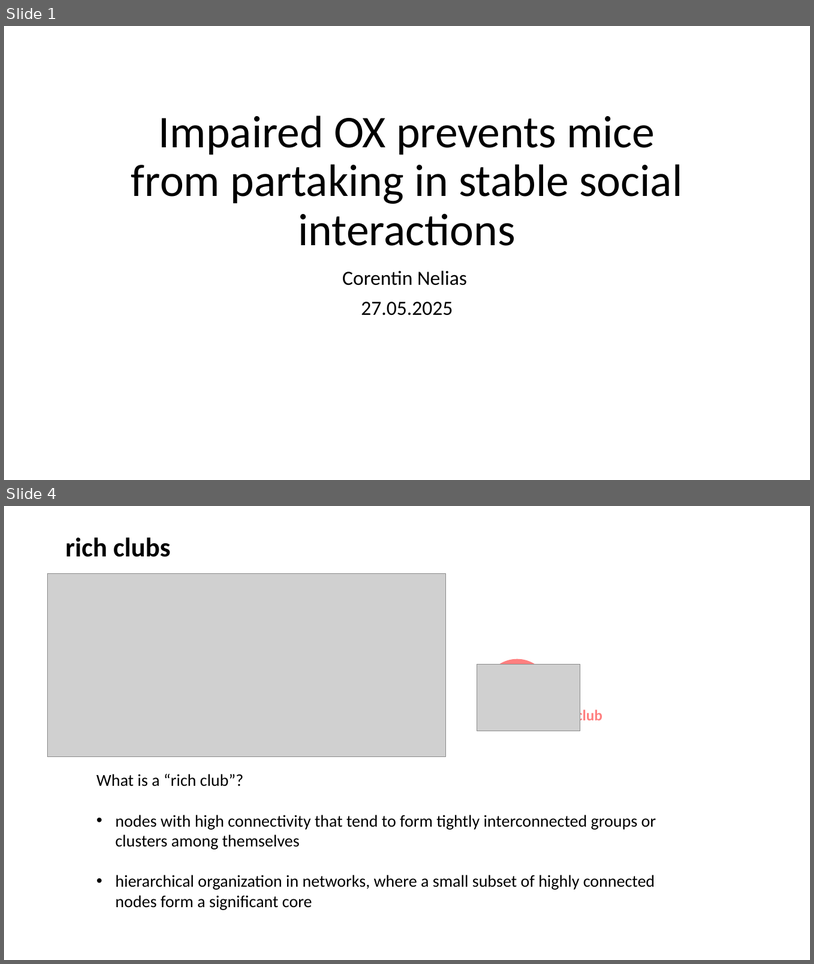
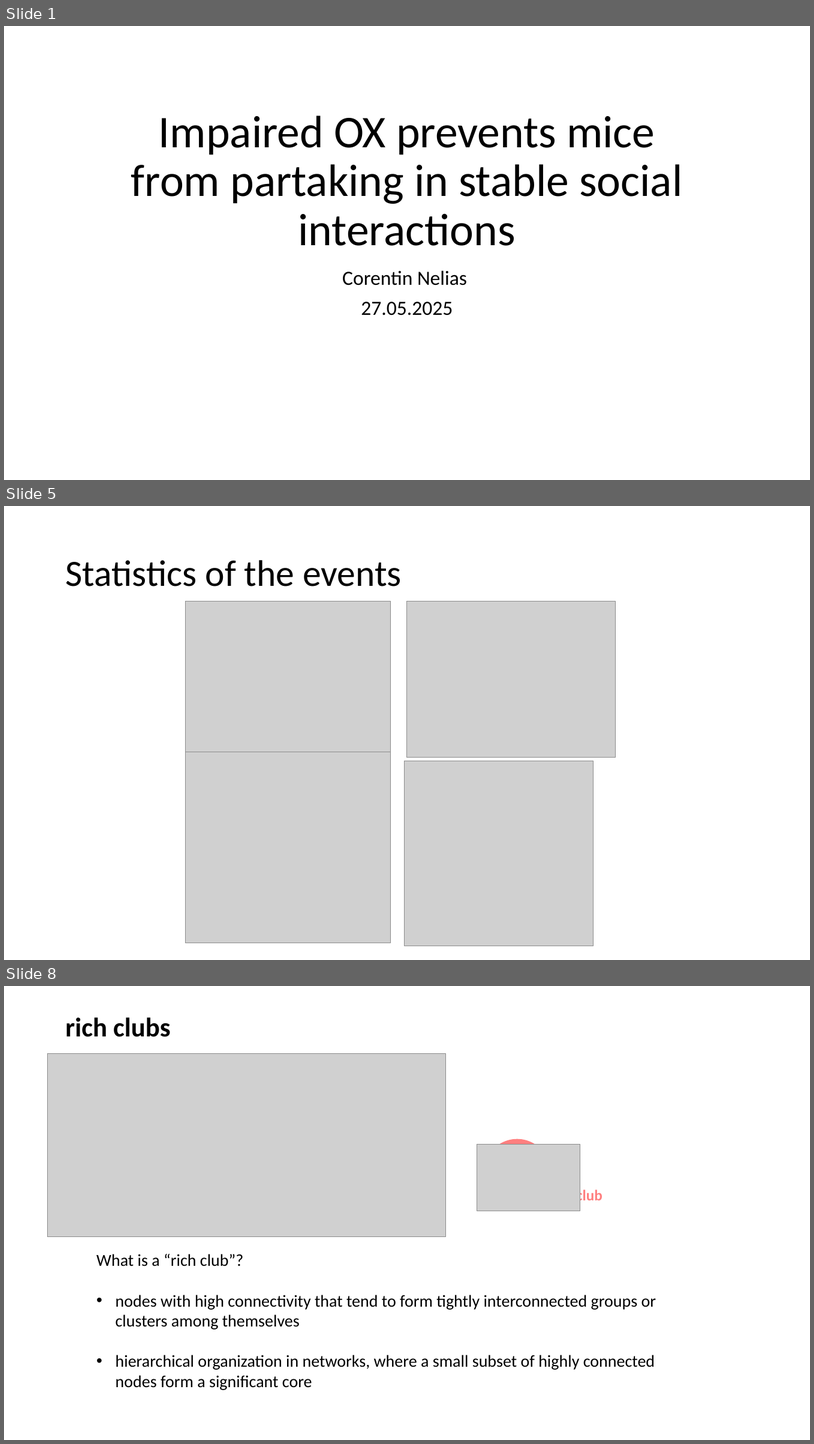
Before and after one commit to KelschLAB/NoSeMaze-stableRichClubs, a slide deck: plots/progress_report_27052025.pptx. Shown one above the other, each under a label of ours: slides 1 and 4 before the commit, slides 1, 5 and 8 after it; the slides between them are not shown. The pictures are 814x964 and 814x1444 pixels, drawn with LibreOffice and Linux fonts; fonts in the diff are those of the drawing; grey boxes stand for pictures. Boxes give left, top, right and bottom in pixels: in the first picture for what was removed or moved away, otherwise in the second. Text is boxed around its words. In the diff, an @@ line names an element or a change of style, - is before the commit and + after.

```diff
--- a/plots/progress_report_27052025.pptx
+++ b/plots/progress_report_27052025.pptx
@@ slide 5 added at (4,506,810,960), background #FFFFFF @@
@@ title added at (65,560,402,586), 44 pt, text #000000 @@
+Statistics of the events
@@ picture added at (185,601,391,755) @@
@@ picture added at (408,601,615,757) @@
@@ picture added at (185,751,391,942) @@
@@ picture added at (405,760,594,946) @@
@@ what was slide 4 is now slide 8 @@
```
Also in this commit, not shown: 2 slides changed, 3 other slides added, 10 other files.
